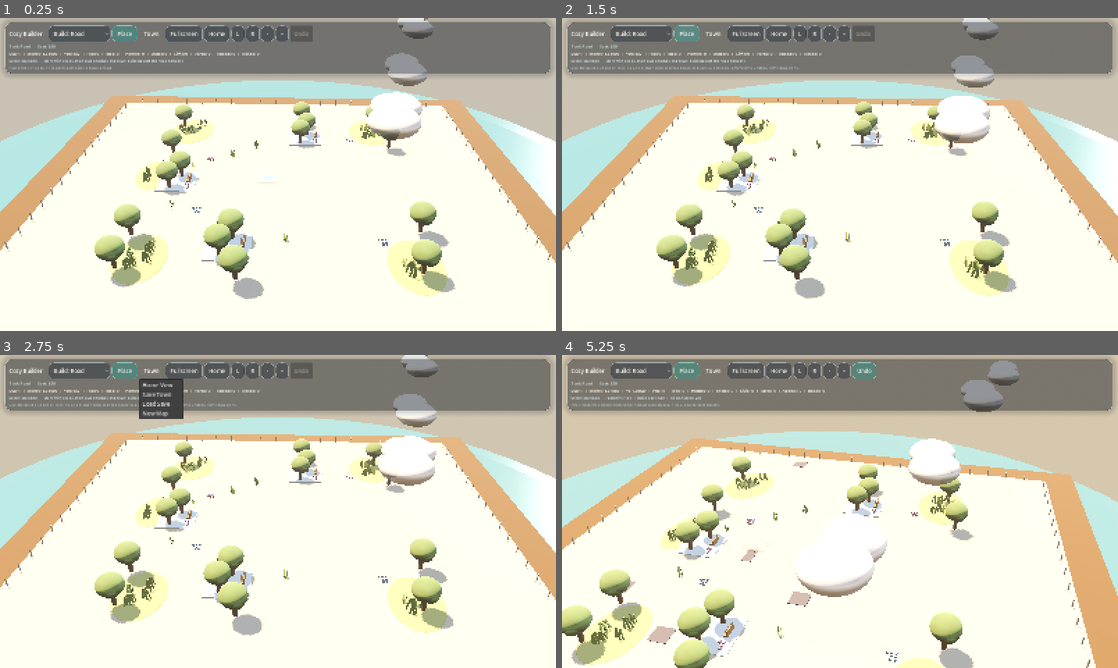
Above: before the commit, frames 1-4 (two rows, left to right).
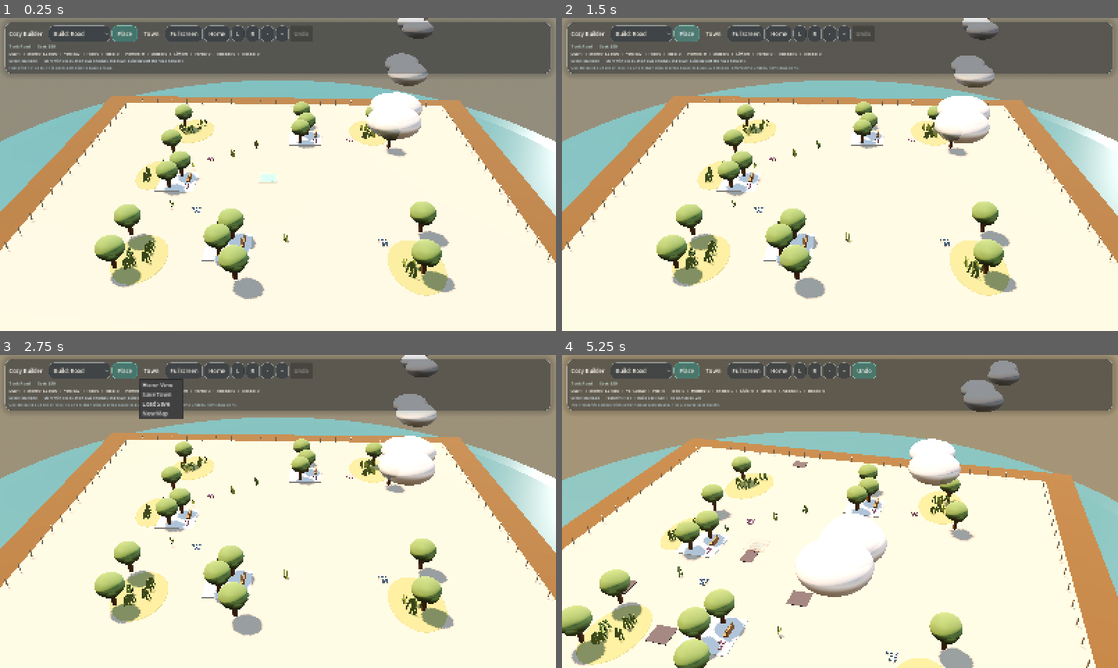
Above: after the commit, the same moments.

Repository: johnswaffles/my-backend-api
Game: Godot game, scene res://scenes/Main.tscn
The game is run twice, just before and just after one commit, with the same random seed, the same clock (stepped at 60 frames per second) and the same inputs.
Inputs (mouse positions are in pixels of both pictures, inside the frame that each line leads up to):
- Up to frame 1 (0.25 s): no input
- Up to frame 2 (1.5 s): click "Build: Road" at 0.5 s; click "Place" at 1.25 s
- Up to frame 3 (2.75 s): click "Town" at 2 s
- Up to frame 4 (5.25 s): click "Home" at 2.75 s; click "L" at 3.5 s; tap Space at 4.25, 4.52 s; move the mouse to (962, 495) at 4.27 s; hold D 4.28-5 s; tap 1 at 4.35 s; click (962, 495) at 4.42 s; tap Enter at 5 s; drag from (728, 527) to (812, 574) at 5.02 s

The runs differ from the first frame. In frame 1, 40% of the frame differs, in the area x 0-100%, y 0-89%; in frame 2, 40%; in frame 3, 39%; in frame 4, 47%, in the area x 0-100%, y 0-100%.

Commit message:
Polish Godot roads and house charm

Diff:
--- a/cozy-builder-godot/scenes/Main.tscn
+++ b/cozy-builder-godot/scenes/Main.tscn
@@ -18,20 +18,20 @@
 sky = SubResource("2")
 ambient_light_source = 3
 ambient_light_color = Color(0.878431, 0.780392, 0.643137, 1)
-ambient_light_energy = 0.4
+ambient_light_energy = 0.3
 reflected_light_source = 1
 tonemap_mode = 2
 glow_enabled = true
-glow_bloom = 0.04
-glow_intensity = 0.09
+glow_bloom = 0.02
+glow_intensity = 0.04
 fog_enabled = true
 fog_light_color = Color(0.952941, 0.760784, 0.556863, 1)
-fog_light_energy = 0.08
-fog_density = 0.0038
+fog_light_energy = 0.06
+fog_density = 0.0024
 adjustment_enabled = true
-adjustment_brightness = 0.95
-adjustment_contrast = 1.05
-adjustment_saturation = 1.03
+adjustment_brightness = 0.9
+adjustment_contrast = 1.12
+adjustment_saturation = 1.05
 
 [node name="Main" type="Node3D"]
 script = ExtResource("1")
@@ -42,13 +42,13 @@
 [node name="Sun" type="DirectionalLight3D" parent="."]
 rotation_degrees = Vector3(-52, 20, 0)
 light_color = Color(1, 0.815686, 0.584314, 1)
-light_energy = 1.32
+light_energy = 1.16
 shadow_enabled = true
 
 [node name="FillLight" type="DirectionalLight3D" parent="."]
 rotation_degrees = Vector3(-18, -124, 0)
 light_color = Color(0.356863, 0.45098, 0.603922, 1)
-light_energy = 0.08
+light_energy = 0.12
 shadow_enabled = false
 
 [node name="GridRoot" type="Node3D" parent="."]
--- a/cozy-builder-godot/scripts/main.gd
+++ b/cozy-builder-godot/scripts/main.gd
@@ -235,22 +235,22 @@
 
 
 func _build_materials() -> void:
-	_ground_material_a = _make_material("9eaa71", 0.98)
-	_ground_material_b = _make_material("8f9d64", 0.98)
-	_ground_material_c = _make_material("c0b97a", 0.98)
+	_ground_material_a = _make_material("86945e", 0.98)
+	_ground_material_b = _make_material("758653", 0.98)
+	_ground_material_c = _make_material("b9ae76", 0.98)
 	_soil_material = _make_material("65492f", 0.99)
 	_stone_material = _make_material("ccbda6", 0.92)
-	_water_material = _make_material("4a8c96", 0.24, 0.0, true, "8fc6cb", 0.03)
-	_road_material = _make_material("5c5a61", 0.96)
-	_road_mark_material = _make_material("f0ece2", 0.58)
-	_sidewalk_material = _make_material("d8ccb8", 0.9)
-	_window_material = _make_material("f7d9a3", 0.28, 0.0, true, "ffcd7a", 0.16)
+	_water_material = _make_material("3f7881", 0.3, 0.0, true, "8fc6cb", 0.02)
+	_road_material = _make_material("4d4950", 0.99)
+	_road_mark_material = _make_material("f7efdd", 0.64)
+	_sidewalk_material = _make_material("cdbfa8", 0.92)
+	_window_material = _make_material("f6d69a", 0.34, 0.0, true, "ffcd7a", 0.12)
 	_leaf_material = _make_material("739256", 0.97)
 	_trunk_material = _make_material("6b4933", 0.92)
 	_flower_material_pink = _make_material("d791ad", 0.78)
 	_flower_material_blue = _make_material("8aaede", 0.78)
-	_meadow_material = _make_material("b8b66d", 0.98)
-	_grass_blade_material = _make_material("8aa456", 0.94)
+	_meadow_material = _make_material("aca868", 0.98)
+	_grass_blade_material = _make_material("78904d", 0.96)
 	_hover_material_valid = _make_transparent_material(Color("76e5c7"), 0.24, 0.34)
 	_hover_material_invalid = _make_transparent_material(Color("f29a8d"), 0.24, 0.34)
 	_ghost_base_material = _make_transparent_material(Color("f7f0d8"), 0.44, 0.52)
@@ -1383,25 +1383,25 @@
 	var cycle := fmod(float(_day - 1) + _simulation_clock / 7.5, 6.0) / 6.0
 	var sun_wave := sin(cycle * TAU)
 	var warm_strength: float = clampf(0.52 + sun_wave * 0.34, 0.18, 0.92)
-	var sky_top: Color = Color(0.22, 0.36, 0.52).lerp(Color(0.93, 0.62, 0.35), warm_strength * 0.75)
-	var sky_horizon: Color = Color(0.74, 0.82, 0.88).lerp(Color(0.98, 0.8, 0.55), warm_strength * 0.82)
+	var sky_top: Color = Color(0.18, 0.29, 0.44).lerp(Color(0.88, 0.56, 0.3), warm_strength * 0.74)
+	var sky_horizon: Color = Color(0.63, 0.73, 0.8).lerp(Color(0.97, 0.77, 0.5), warm_strength * 0.8)
 	if world_environment and world_environment.environment:
 		var env: Environment = world_environment.environment
 		env.background_mode = Environment.BG_COLOR
 		env.background_color = sky_horizon
 		env.ambient_light_color = sky_top.lerp(Color(1.0, 0.92, 0.82), 0.38)
-		env.ambient_light_energy = 0.6 + warm_strength * 0.36
+		env.ambient_light_energy = 0.42 + warm_strength * 0.24
 		env.fog_enabled = true
 		env.fog_light_color = sky_horizon
-		env.fog_light_energy = 0.45 + warm_strength * 0.32
-		env.fog_density = 0.005
+		env.fog_light_energy = 0.28 + warm_strength * 0.18
+		env.fog_density = 0.003
 	if sun:
 		sun.light_color = Color(1.0, 0.84, 0.66).lerp(Color(1.0, 0.66, 0.42), warm_strength * 0.7)
-		sun.light_energy = 0.85 + warm_strength * 0.85
+		sun.light_energy = 0.74 + warm_strength * 0.68
 		sun.rotation_degrees = Vector3(-48.0 - warm_strength * 18.0, -32.0, 0.0)
 	if fill_light:
 		fill_light.light_color = Color(0.78, 0.88, 1.0).lerp(Color(1.0, 0.78, 0.58), warm_strength * 0.5)
-		fill_light.light_energy = 0.35 + warm_strength * 0.4
+		fill_light.light_energy = 0.2 + warm_strength * 0.22
 
 	for band in _window_bands:
 		if is_instance_valid(band):
@@ -1658,6 +1658,14 @@
 	_add_box(Vector3(0.0, 0.6, -depth * 0.1), Vector3(width * 0.12, 0.54, depth * 0.05), _make_material_from_color(palette.trim, 0.84), root)
 	if variant % 2 == 0:
 		_add_box(Vector3(width * 0.3, height + 0.46, -depth * 0.14), Vector3(0.16, 0.46, 0.16), _stone_material, root)
+	if variant % 3 != 1:
+		_add_dormer(Vector3(-width * 0.18, height + 0.36, 0.1), palette.trim, palette.roof, root)
+	if variant % 4 == 0:
+		_add_dormer(Vector3(width * 0.22, height + 0.34, -0.06), palette.trim.lightened(0.04), palette.roof.lightened(0.06), root)
+	_add_garden_path(root, width * 0.22, 0.98)
+	_add_picket_fence(root, Vector3(0.0, 0.0, 1.02), width * 0.94)
+	_add_flower_box_local(Vector3(-width * 0.28, 0.18, 0.56), palette.accent, root)
+	_add_flower_box_local(Vector3(width * 0.28, 0.18, 0.56), palette.trim, root)
 	_add_shrub_cluster(Vector3(-width * 0.42, 0.0, 0.96), palette.accent, root, 3)
 	_add_shrub_cluster(Vector3(width * 0.42, 0.0, 0.96), palette.trim, root, 3)
 	return root
@@ -1916,33 +1924,46 @@
 	var curb_material: Material = _ghost_base_material if preview else _sidewalk_material
 	var road_material: Material = _ghost_accent_material if preview else _road_material
 	var lane_material: Material = _ghost_base_material if preview else _road_mark_material
+	var paver_material: Material = _ghost_base_material if preview else _make_material("b69b7c", 0.9)
 	var source := road_source if road_source.size() > 0 else [cell]
-
-	_add_box(Vector3(0.0, 0.012, 0.0), Vector3(0.98, 0.024, 0.98), curb_material, root)
-	_add_box(Vector3(0.0, 0.03, 0.0), Vector3(0.42, 0.03, 0.42), road_material, root)
-
 	var north := _road_in_source(Vector2i(cell.x, cell.y - 1), source)
 	var east := _road_in_source(Vector2i(cell.x + 1, cell.y), source)
 	var south := _road_in_source(Vector2i(cell.x, cell.y + 1), source)
 	var west := _road_in_source(Vector2i(cell.x - 1, cell.y), source)
 
+	_add_box(Vector3(0.0, 0.012, 0.0), Vector3(0.98, 0.024, 0.98), curb_material, root)
+	_add_box(Vector3(0.0, 0.018, 0.0), Vector3(0.92, 0.014, 0.92), paver_material, root)
+	_add_box(Vector3(0.0, 0.032, 0.0), Vector3(0.56, 0.03, 0.56), road_material, root)
+
 	if north:
-		_add_box(Vector3(0.0, 0.03, -0.2), Vector3(0.42, 0.03, 0.58), road_material, root)
+		_add_box(Vector3(0.0, 0.032, -0.2), Vector3(0.56, 0.03, 0.58), road_material, root)
 	if south:
-		_add_box(Vector3(0.0, 0.03, 0.2), Vector3(0.42, 0.03, 0.58), road_material, root)
+		_add_box(Vector3(0.0, 0.032, 0.2), Vector3(0.56, 0.03, 0.58), road_material, root)
 	if east:
-		_add_box(Vector3(0.2, 0.03, 0.0), Vector3(0.58, 0.03, 0.42), road_material, root)
+		_add_box(Vector3(0.2, 0.032, 0.0), Vector3(0.58, 0.03, 0.56), road_material, root)
 	if west:
-		_add_box(Vector3(-0.2, 0.03, 0.0), Vector3(0.58, 0.03, 0.42), road_material, root)
+		_add_box(Vector3(-0.2, 0.032, 0.0), Vector3(0.58, 0.03, 0.56), road_material, root)
 	if not north and not south and not east and not west:
-		_add_box(Vector3(0.0, 0.03, 0.0), Vector3(0.72, 0.03, 0.72), road_material, root)
+		_add_box(Vector3(0.0, 0.032, 0.0), Vector3(0.8, 0.03, 0.8), road_material, root)
 
 	var vertical_straight := north and south and not east and not west
 	var horizontal_straight := east and west and not north and not south
+	var intersection := (north or south) and (east or west)
 	if vertical_straight:
-		_add_box(Vector3(0.0, 0.055, 0.0), Vector3(0.06, 0.01, 0.74), lane_material, root)
+		_add_box(Vector3(0.0, 0.058, 0.0), Vector3(0.06, 0.01, 0.8), lane_material, root)
+		_add_box(Vector3(-0.22, 0.044, 0.0), Vector3(0.05, 0.008, 0.76), curb_material, root)
+		_add_box(Vector3(0.22, 0.044, 0.0), Vector3(0.05, 0.008, 0.76), curb_material, root)
 	elif horizontal_straight:
-		_add_box(Vector3(0.0, 0.055, 0.0), Vector3(0.74, 0.01, 0.06), lane_material, root)
+		_add_box(Vector3(0.0, 0.058, 0.0), Vector3(0.8, 0.01, 0.06), lane_material, root)
+		_add_box(Vector3(0.0, 0.044, -0.22), Vector3(0.76, 0.008, 0.05), curb_material, root)
+		_add_box(Vector3(0.0, 0.044, 0.22), Vector3(0.76, 0.008, 0.05), curb_material, root)
+	elif intersection:
+		_add_box(Vector3(0.0, 0.018, 0.0), Vector3(0.42, 0.014, 0.42), paver_material, root)
+		for offset in [-0.24, -0.08, 0.08, 0.24]:
+			_add_box(Vector3(offset, 0.056, -0.28), Vector3(0.08, 0.008, 0.03), lane_material, root)
+			_add_box(Vector3(offset, 0.056, 0.28), Vector3(0.08, 0.008, 0.03), lane_material, root)
+			_add_box(Vector3(-0.28, 0.056, offset), Vector3(0.03, 0.008, 0.08), lane_material, root)
+			_add_box(Vector3(0.28, 0.056, offset), Vector3(0.03, 0.008, 0.08), lane_material, root)
 
 	return root
 
@@ -2151,6 +2172,36 @@
 		_add_box(center + Vector3(offset_x, 0.05, offset_z), Vector3(0.08, 0.08, 0.08), material, building_root)
 
 
+func _add_flower_box_local(position_3d: Vector3, color: Color, parent: Node) -> void:
+	var box_material := _make_material("9f7b56", 0.78)
+	_add_box(position_3d, Vector3(0.22, 0.08, 0.12), box_material, parent)
+	for i in range(3):
+		var offset := (float(i) - 1.0) * 0.05
+		_add_box(position_3d + Vector3(offset, 0.08, 0.0), Vector3(0.05, 0.08, 0.05), _make_material_from_color(color, 0.8), parent)
+
+
+func _add_garden_path(parent: Node, width: float, depth: float) -> void:
+	var stone := _make_material("d9cbb7", 0.9)
+	for step_index in range(3):
+		var z := 0.78 + float(step_index) * (depth / 3.3)
+		_add_box(Vector3(0.0, 0.03, z), Vector3(width, 0.03, 0.14), stone, parent)
+
+
+func _add_picket_fence(parent: Node, center: Vector3, width: float) -> void:
+	var fence_material := _make_material("efe3cf", 0.86)
+	_add_box(center + Vector3(0.0, 0.14, 0.0), Vector3(width, 0.06, 0.04), fence_material, parent)
+	for post_index in range(5):
+		var t := float(post_index) / 4.0
+		var x: float = lerpf(-width * 0.5, width * 0.5, t)
+		_add_box(center + Vector3(x, 0.24, 0.0), Vector3(0.04, 0.26, 0.04), fence_material, parent)
+
+
+func _add_dormer(position_3d: Vector3, wall_color: Color, roof_color: Color, parent: Node) -> void:
+	_add_soft_block(position_3d + Vector3(0.0, 0.12, 0.0), Vector3(0.24, 0.24, 0.2), _make_material_from_color(wall_color, 0.88), parent, 0.06)
+	_add_gabled_roof(position_3d + Vector3(0.0, 0.28, 0.0), Vector3(0.3, 0.08, 0.26), _make_material_from_color(roof_color, 0.74), parent, 8.0)
+	_add_box(position_3d + Vector3(0.0, 0.12, 0.12), Vector3(0.1, 0.14, 0.04), _window_material, parent)
+
+
 func _add_lamp(position_3d: Vector3) -> void:
 	_add_cylinder(position_3d + Vector3(0.0, 0.54, 0.0), 0.04, 0.04, 1.08, _road_material)
 	_add_box(position_3d + Vector3(0.0, 1.12, 0.0), Vector3(0.18, 0.1, 0.18), _window_material, building_root)
Not shown, changed: public/godot-playtest/index.html
Not shown, changed: public/godot-playtest/index.pck
